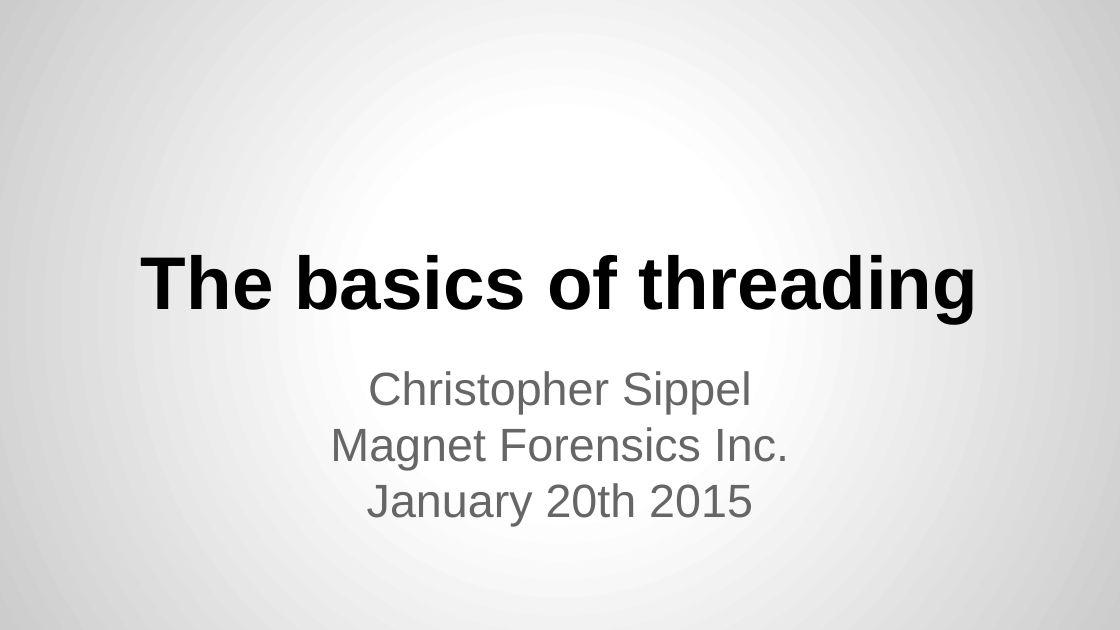
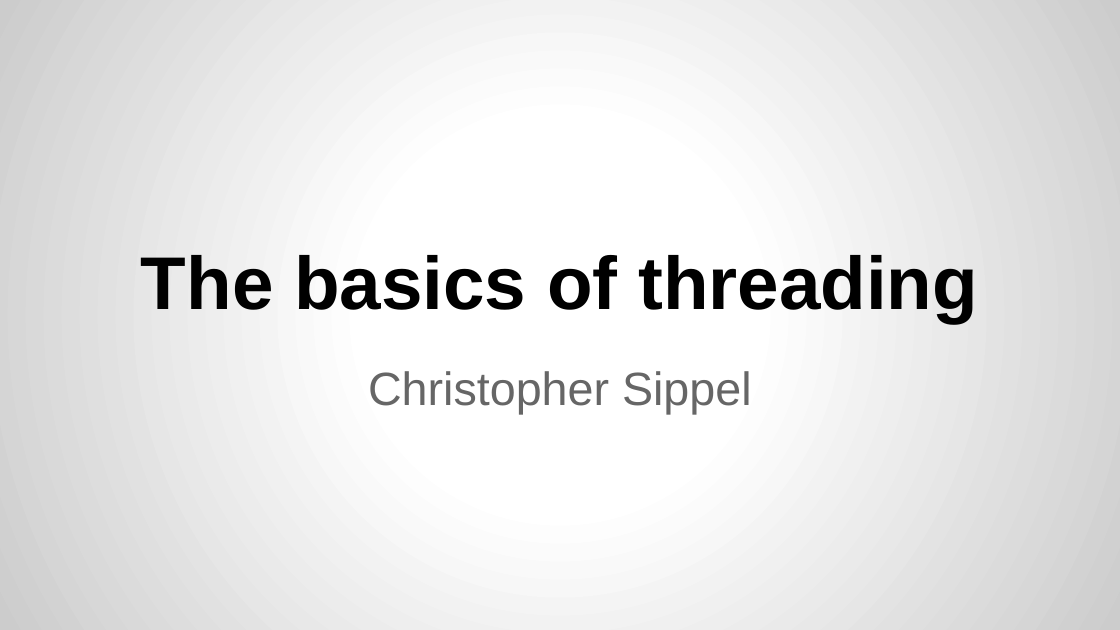
Before and after one commit to CSharpDevConnect/CSharpThreading01, a slide deck: slide 1 of C# Threading.pptx. Drawn at 1120x630 pixels with LibreOffice and Linux fonts; fonts in the diff are those of the drawing. Boxes give left, top, right and bottom in pixels: in the first picture for what was removed or moved away, otherwise in the second. Text is boxed around its words. In the diff, an @@ line names an element or a change of style, - is before the commit and + after.

```diff
--- a/C# Threading.pptx
+++ b/C# Threading.pptx
@@ subtitle at <box>330,427,789,526</box>: paragraphs removed @@
-Magnet Forensics Inc.
-January 20th 2015
```
Also in this commit, not shown: 6 other slides changed, 7 slides added, 2 slides removed, 2 other files.
